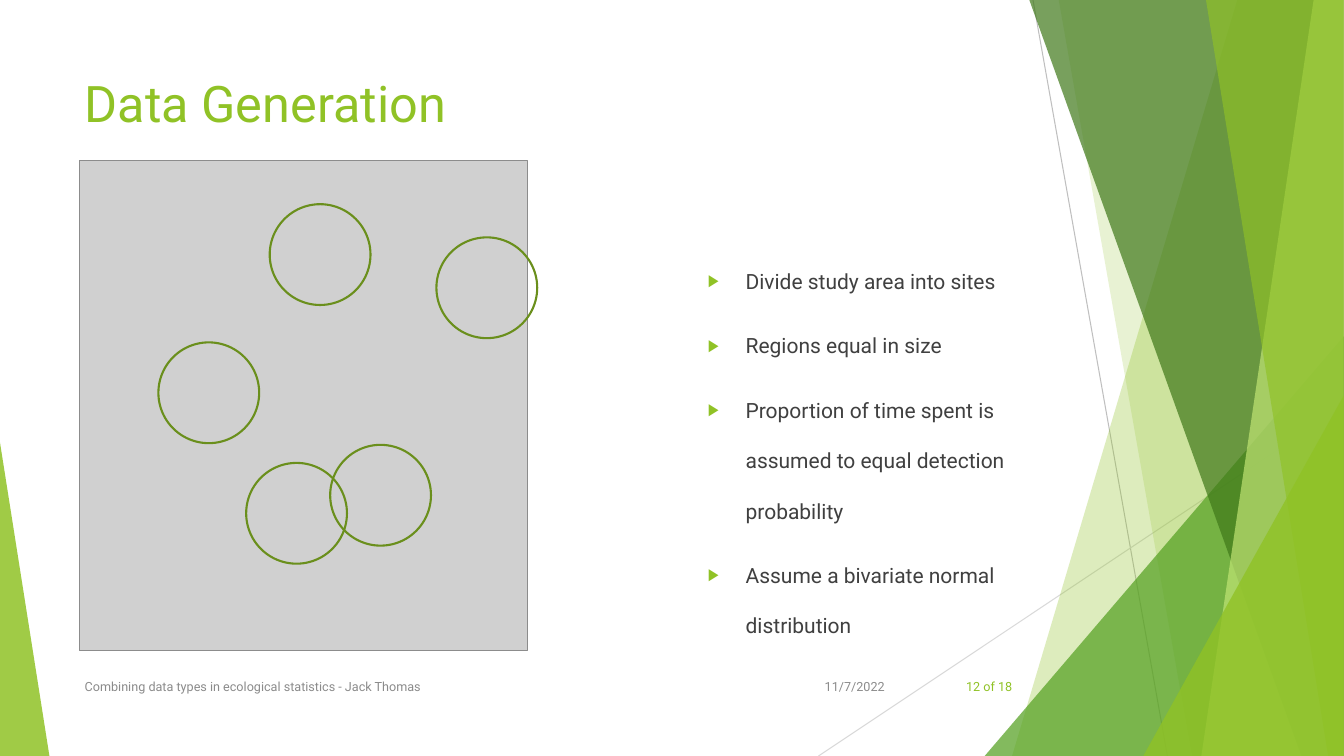
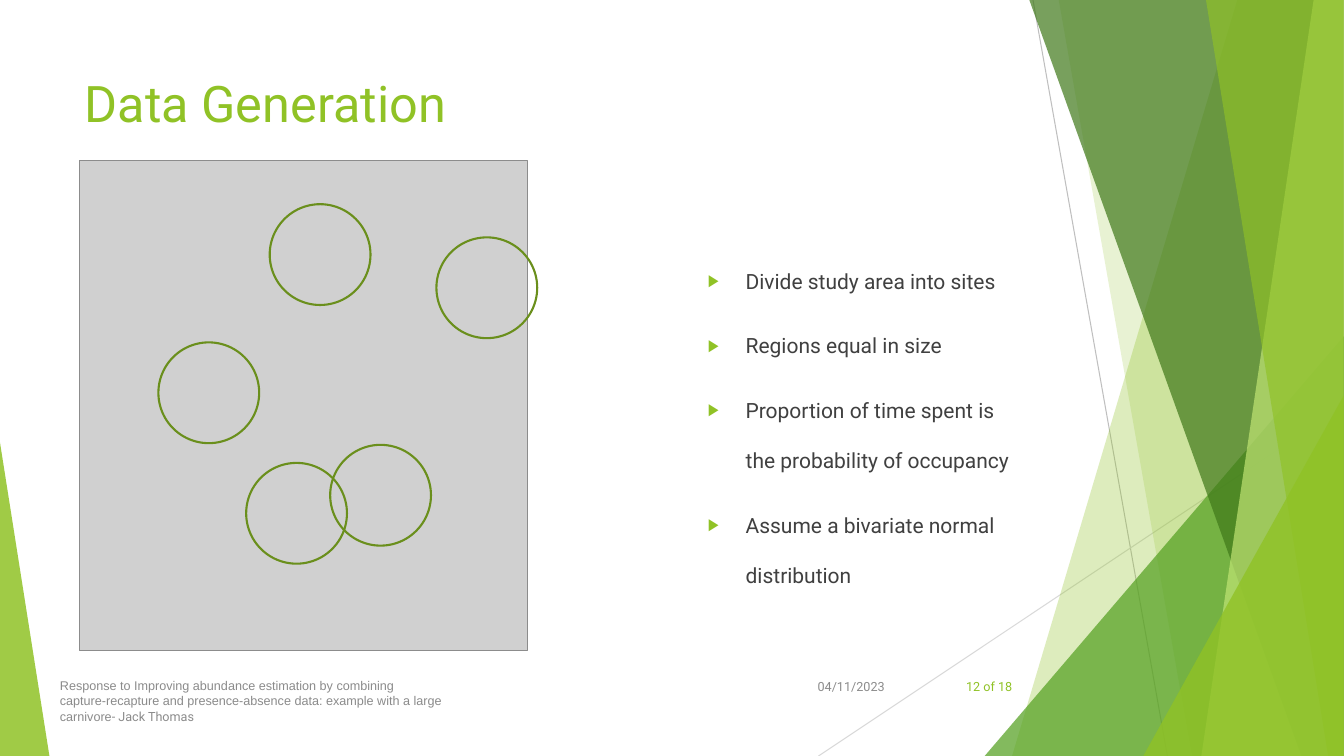
Before and after one commit to jackthomas818/masters-project, a slide deck: slide 12 of resources/OralPresentation/OralPresentationJack.pptx. Drawn at 1344x756 pixels with LibreOffice and Linux fonts; fonts in the diff are those of the drawing; grey boxes stand for pictures. Boxes give left, top, right and bottom in pixels: in the first picture for what was removed or moved away, otherwise in the second. Text is boxed around its words. In the diff, an @@ line names an element or a change of style, - is before the commit and + after.

Commit message:
Added powerpoint presentation

```diff
--- a/resources/OralPresentation/OralPresentationJack.pptx
+++ b/resources/OralPresentation/OralPresentationJack.pptx
@@ text at (746,402,1009,473): text changed @@
-▶ Proportion of time spent is assumed to equal detection probability
+▶ Proportion of time spent is the probability of occupancy
@@ text added at (60,681,442,721), 9 pt, text #8C8C8C @@
+Response to Improving abundance estimation by combining
+capture-recapture and presence-absence data: example with a large
+carnivore- Jack Thomas
@@ text removed at (85,681,421,694) @@
-Combining data types in ecological statistics - Jack Thomas
@@ text at (818,682,885,692): text changed @@
-11/7/2022
+04/11/2023
```
Also in this commit, not shown: 17 other slides changed, 8 slides added, 1 slide removed, 2 other files.
